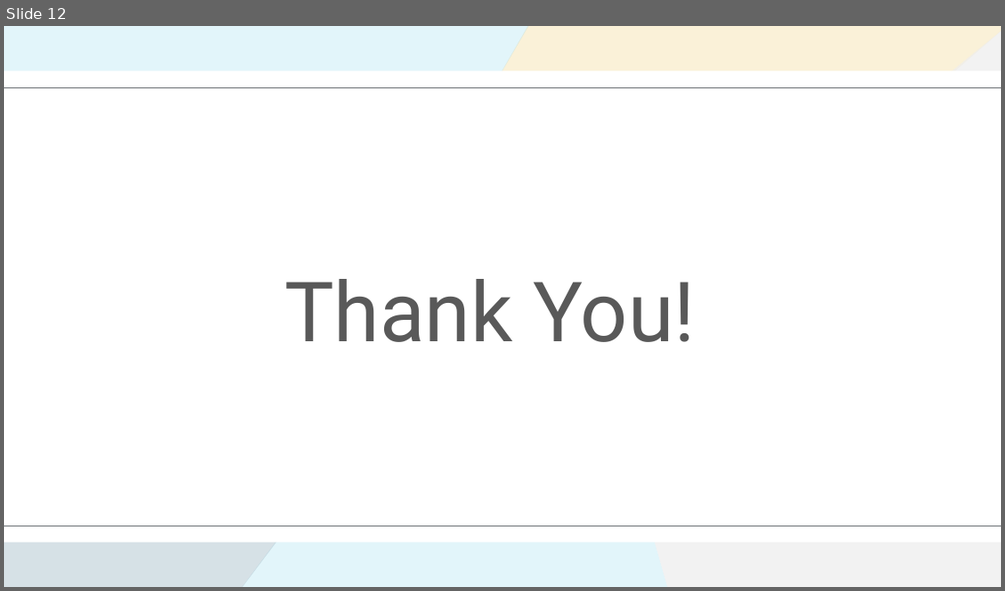
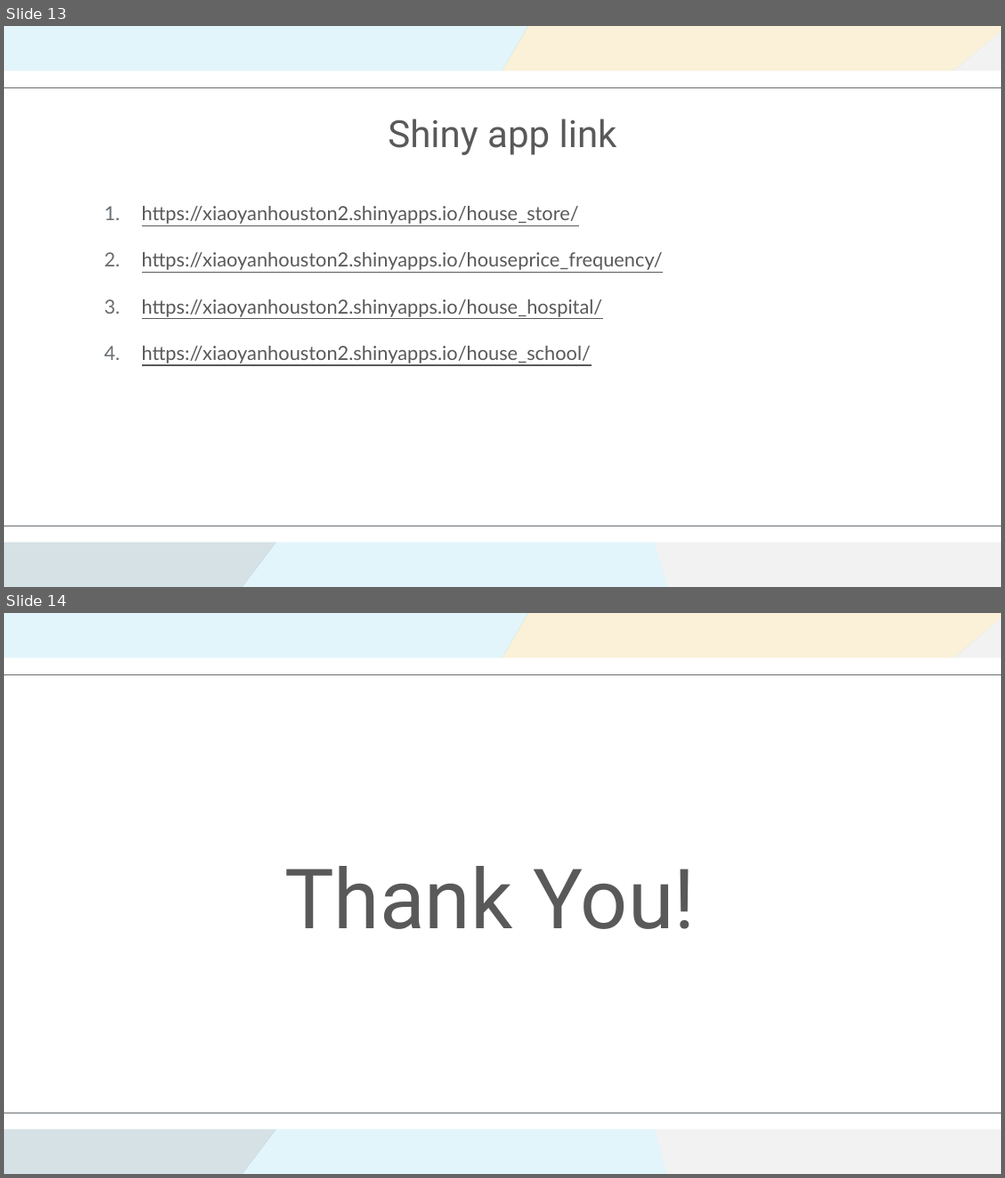
Before and after one commit to xiaoyanhouston/EPPS6354, a slide deck: proposal_xiaoyan6354.pptx. Shown one above the other, each under a label of ours: slide 12 before the commit, slides 13 and 14 after it. The pictures are 1005x591 and 1005x1178 pixels, drawn with LibreOffice and Linux fonts; fonts in the diff are those of the drawing; background and template pictures are left out. Boxes give left, top, right and bottom in pixels: in the first picture for what was removed or moved away, otherwise in the second. Text is boxed around its words. In the diff, an @@ line names an element or a change of style, - is before the commit and + after.

```diff
--- a/proposal_xiaoyan6354.pptx
+++ b/proposal_xiaoyan6354.pptx
@@ slide 13 added at box(4, 26, 1001, 587), background picture (left out); not listed: 8 template elements that a slide beside it also shows @@
@@ title added at box(388, 119, 617, 155), 27 pt, text #595959 @@
+Shiny app link
@@ text added at box(142, 206, 663, 363), 14 pt, text #595959, underline @@
+1. https://xiaoyanhouston2.shinyapps.io/house_store/
+2. https://xiaoyanhouston2.shinyapps.io/houseprice_frequency/
+3. https://xiaoyanhouston2.shinyapps.io/house_hospital/
+4. https://xiaoyanhouston2.shinyapps.io/house_school/
@@ what was slide 12 is now slide 14 @@
```
Also in this commit, not shown: 1 slide changed, 1 other slide added.
